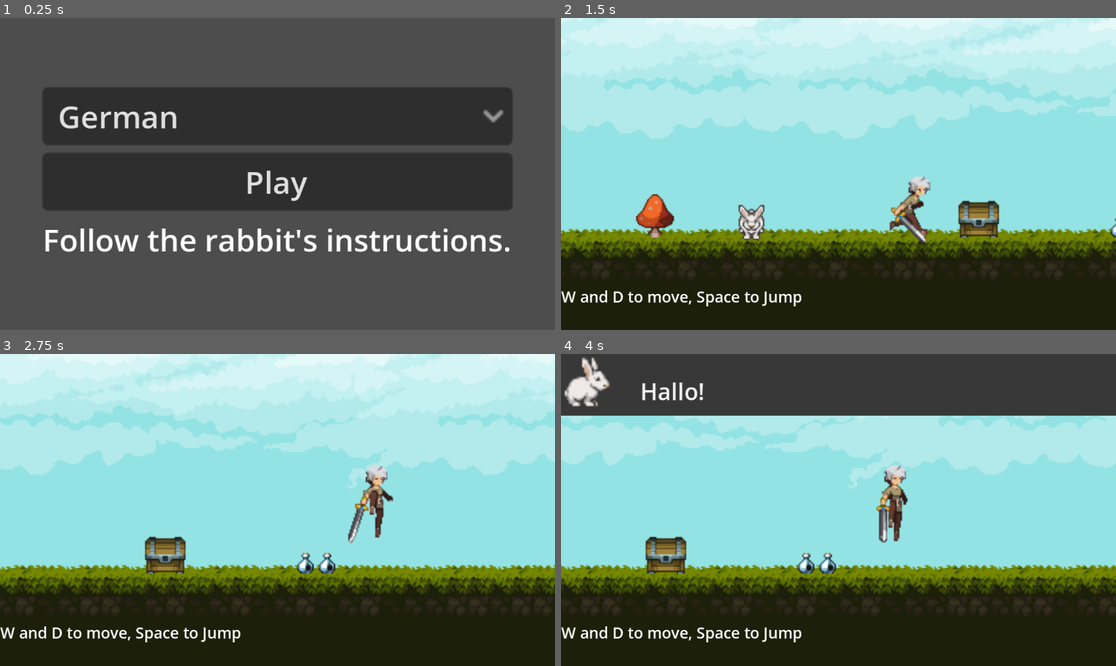
Above: before the commit, frames 1-4 (two rows, left to right).
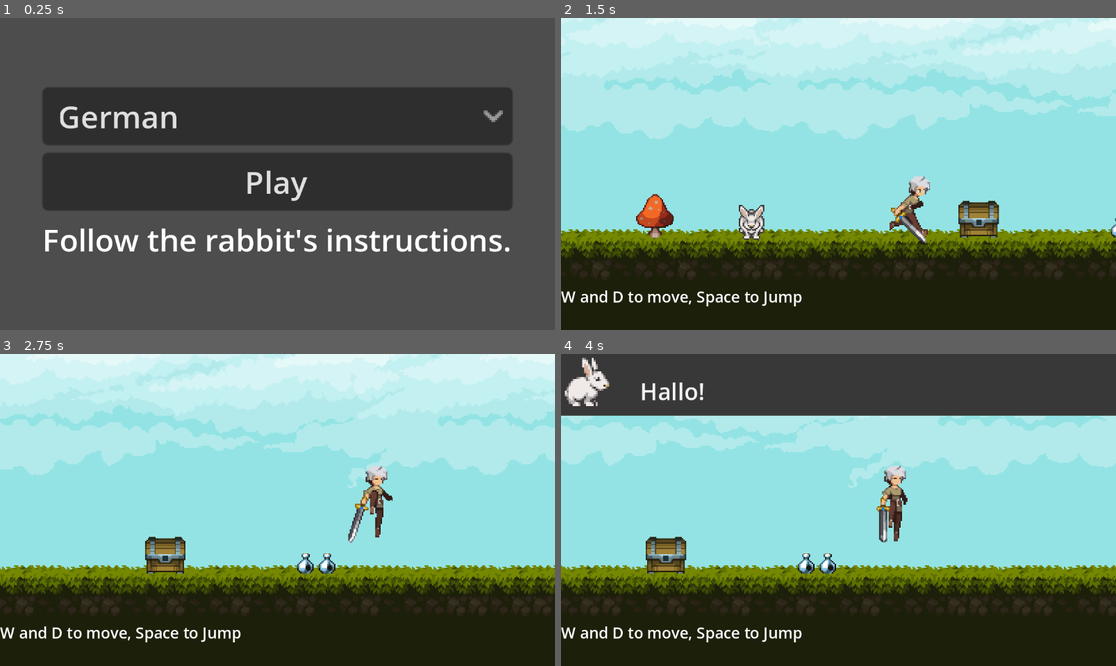
Above: after the commit, the same moments.

Repository: koljapluemer/lingua-escape
Game: Godot game, scene res://Levels/start_menu.tscn
The game is run twice, just before and just after one commit, with the same random seed, the same clock (stepped at 60 frames per second) and the same inputs.
Inputs:
- Up to frame 1 (0.25 s): no input
- Up to frame 2 (1.5 s): click "Play" at 0.5 s; hold D (right) from 1.28 s (still down)
- Up to frame 3 (2.75 s): keep holding D (right); tap Space (jump) at 1.52, 2.27 s
- Up to frame 4 (4 s): release D (right) at 2.78 s; hold A (left) 2.78-3.53 s; hold D (right) from 3.53 s (still down); tap Space (jump) at 3.77 s

The runs differ from the first frame. In frame 1, 0.4% of the frame differs, in the area x 8-91%, y 28-75%; in frame 2, 1.3%; in frame 3, 1.2%; in frame 4, 1.5%, in the area x 0-100%, y 1-93%.

Commit message:
implement more convincing, less crowded paralax w/ blueshift and contrast fade

Diff:
--- a/Levels/02_Stuff_Reacting/Level02.tscn
+++ b/Levels/02_Stuff_Reacting/Level02.tscn
@@ -7,8 +7,12 @@
 [ext_resource type="Texture2D" uid="uid://bhrhyel7dueoe" path="res://Art/levels/plants/pot_flower.png" id="5_nfevk"]
 [ext_resource type="Texture2D" uid="uid://d1vkjf56o7xk0" path="res://Art/levels/plants/pot_plant.png" id="6_bdxi7"]
 [ext_resource type="Texture2D" uid="uid://oa2js7f2bofm" path="res://Art/levels/plants/pot_tree.png" id="7_nve8v"]
+[ext_resource type="Shader" path="res://Levels/02_Stuff_Reacting/Outline_Alt.gdshader" id="8_06gc6"]
 [ext_resource type="Texture2D" uid="uid://besswnaa35tuv" path="res://Art/levels/plants/concrete_test.jpg" id="8_po1vb"]
-[ext_resource type="Texture2D" uid="uid://ce5tbf7oas2fp" path="res://Art/levels/plants/bricks.jpg" id="9_jhfqq"]
+[ext_resource type="Texture2D" uid="uid://bog1bhpe3fa0b" path="res://Art/levels/plants/paler_bricks.jpg" id="9_8yeuv"]
+[ext_resource type="Texture2D" uid="uid://bo1g7hjeofqbn" path="res://Art/levels/plants/paler_window.png" id="12_6f5bi"]
+[ext_resource type="Texture2D" uid="uid://cniq03aqvxbff" path="res://Art/levels/plants/pale_bg_tree.png" id="12_bqimy"]
+[ext_resource type="Texture2D" uid="uid://db4a11vj1bfci" path="res://Art/levels/plants/pale_bg_pot.png" id="13_33wry"]
 
 [sub_resource type="RectangleShape2D" id="RectangleShape2D_5e002"]
 size = Vector2(32, 205)
@@ -47,6 +51,16 @@
 shader = SubResource("Shader_7ldre")
 shader_parameter/line_color = Color(0.929412, 0.929412, 0.929412, 1)
 shader_parameter/line_thickness = 10.0
+
+[sub_resource type="ShaderMaterial" id="ShaderMaterial_lf5my"]
+shader = ExtResource("8_06gc6")
+shader_parameter/line_color = Color(0.482353, 0.513726, 0.615686, 1)
+shader_parameter/line_thickness = 5.0
+
+[sub_resource type="ShaderMaterial" id="ShaderMaterial_wgb5g"]
+shader = ExtResource("8_06gc6")
+shader_parameter/line_color = Color(0.654902, 0.709804, 0.831373, 1)
+shader_parameter/line_thickness = 5.0
 
 [node name="Level02" type="Node2D"]
 
@@ -138,7 +152,7 @@
 [node name="ParallaxBackground" type="ParallaxBackground" parent="Background"]
 
 [node name="ParallaxLayer" type="ParallaxLayer" parent="Background/ParallaxBackground"]
-motion_scale = Vector2(0.5, 0.5)
+motion_scale = Vector2(0.7, 0.7)
 
 [node name="TextureRect2" type="TextureRect" parent="Background/ParallaxBackground/ParallaxLayer"]
 z_index = -2
@@ -146,11 +160,77 @@
 offset_top = -331.0
 offset_right = 885.0
 offset_bottom = 120.0
-texture = ExtResource("9_jhfqq")
+texture = ExtResource("9_8yeuv")
 stretch_mode = 1
 
-[node name="Sprite2D" type="Sprite2D" parent="Background/ParallaxBackground/ParallaxLayer"]
-visible = false
-position = Vector2(0, -36)
-scale = Vector2(0.19, 0.19)
-texture = ExtResource("9_jhfqq")
+[node name="window" type="Sprite2D" parent="Background/ParallaxBackground/ParallaxLayer"]
+position = Vector2(-238.574, -14.3449)
+rotation = 0.0174533
+scale = Vector2(0.181886, 0.181886)
+texture = ExtResource("12_6f5bi")
+
+[node name="window_mirror" type="Sprite2D" parent="Background/ParallaxBackground/ParallaxLayer"]
+material = SubResource("ShaderMaterial_lf5my")
+position = Vector2(-238.574, -14.3449)
+rotation = 0.0174533
+scale = Vector2(-0.182, 0.182)
+texture = ExtResource("12_6f5bi")
+
+[node name="window2" type="Sprite2D" parent="Background/ParallaxBackground/ParallaxLayer"]
+position = Vector2(-78.5744, -14.3449)
+scale = Vector2(0.181886, 0.181886)
+texture = ExtResource("12_6f5bi")
+
+[node name="window_mirror2" type="Sprite2D" parent="Background/ParallaxBackground/ParallaxLayer"]
+material = SubResource("ShaderMaterial_lf5my")
+position = Vector2(-78.5744, -14.3449)
+scale = Vector2(-0.182, 0.182)
+texture = ExtResource("12_6f5bi")
+
+[node name="window3" type="Sprite2D" parent="Background/ParallaxBackground/ParallaxLayer"]
+position = Vector2(89.4256, -14.3449)
+scale = Vector2(0.181886, 0.181886)
+texture = ExtResource("12_6f5bi")
+
+[node name="window_mirror3" type="Sprite2D" parent="Background/ParallaxBackground/ParallaxLayer"]
+material = SubResource("ShaderMaterial_lf5my")
+position = Vector2(89.4256, -14.3449)
+scale = Vector2(-0.182, 0.182)
+texture = ExtResource("12_6f5bi")
+
+[node name="window4" type="Sprite2D" parent="Background/ParallaxBackground/ParallaxLayer"]
+position = Vector2(265.426, -14.3449)
+scale = Vector2(0.181886, 0.181886)
+texture = ExtResource("12_6f5bi")
+
+[node name="window_mirror4" type="Sprite2D" parent="Background/ParallaxBackground/ParallaxLayer"]
+material = SubResource("ShaderMaterial_lf5my")
+position = Vector2(265.426, -14.3449)
+scale = Vector2(-0.182, 0.182)
+texture = ExtResource("12_6f5bi")
+
+[node name="window5" type="Sprite2D" parent="Background/ParallaxBackground/ParallaxLayer"]
+position = Vector2(425.426, -14.3449)
+scale = Vector2(0.181886, 0.181886)
+texture = ExtResource("12_6f5bi")
+
+[node name="window_mirror5" type="Sprite2D" parent="Background/ParallaxBackground/ParallaxLayer"]
+material = SubResource("ShaderMaterial_lf5my")
+position = Vector2(425.426, -14.3449)
+scale = Vector2(-0.182, 0.182)
+texture = ExtResource("12_6f5bi")
+
+[node name="ParallaxLayer2" type="ParallaxLayer" parent="Background/ParallaxBackground"]
+motion_scale = Vector2(0.8, 0.8)
+
+[node name="BgTree" type="Sprite2D" parent="Background/ParallaxBackground/ParallaxLayer2"]
+material = SubResource("ShaderMaterial_wgb5g")
+position = Vector2(76.25, -54)
+scale = Vector2(0.214062, 0.214062)
+texture = ExtResource("12_bqimy")
+
+[node name="BgTree2" type="Sprite2D" parent="Background/ParallaxBackground/ParallaxLayer2"]
+material = SubResource("ShaderMaterial_wgb5g")
+position = Vector2(-177, -36.3333)
+scale = Vector2(0.229167, 0.229167)
+texture = ExtResource("13_33wry")
--- a/project.godot
+++ b/project.godot
@@ -53,4 +53,5 @@
 
 [rendering]
 
+textures/canvas_textures/default_texture_filter=0
 renderer/rendering_method="mobile"
Binary file changed: Art/levels/plants/bg_pot.png
Binary file changed: Art/levels/plants/bg_tree.png
Binary file added: Art/levels/plants/pale_bg_pot.png
Not shown, added: Art/levels/plants/pale_bg_pot.png.import
Binary file added: Art/levels/plants/pale_bg_tree.png
Not shown, added: Art/levels/plants/pale_bg_tree.png.import
Binary file added: Art/levels/plants/paler_bricks.jpg
Not shown, added: Art/levels/plants/paler_bricks.jpg.import
Binary file added: Art/levels/plants/paler_window.png
Not shown, added: Art/levels/plants/paler_window.png.import
Binary file added: Art/levels/plants/window.png
Not shown, added: Art/levels/plants/window.png.import
(and 2 more such lines)
